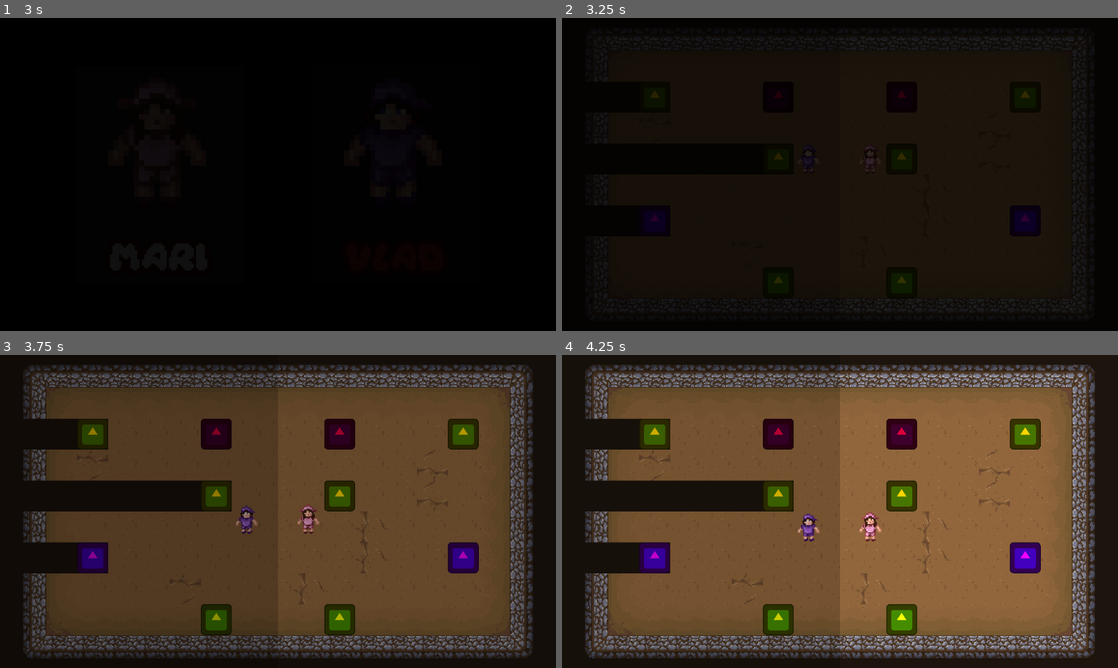
Above: before the commit, frames 1-4 (two rows, left to right).
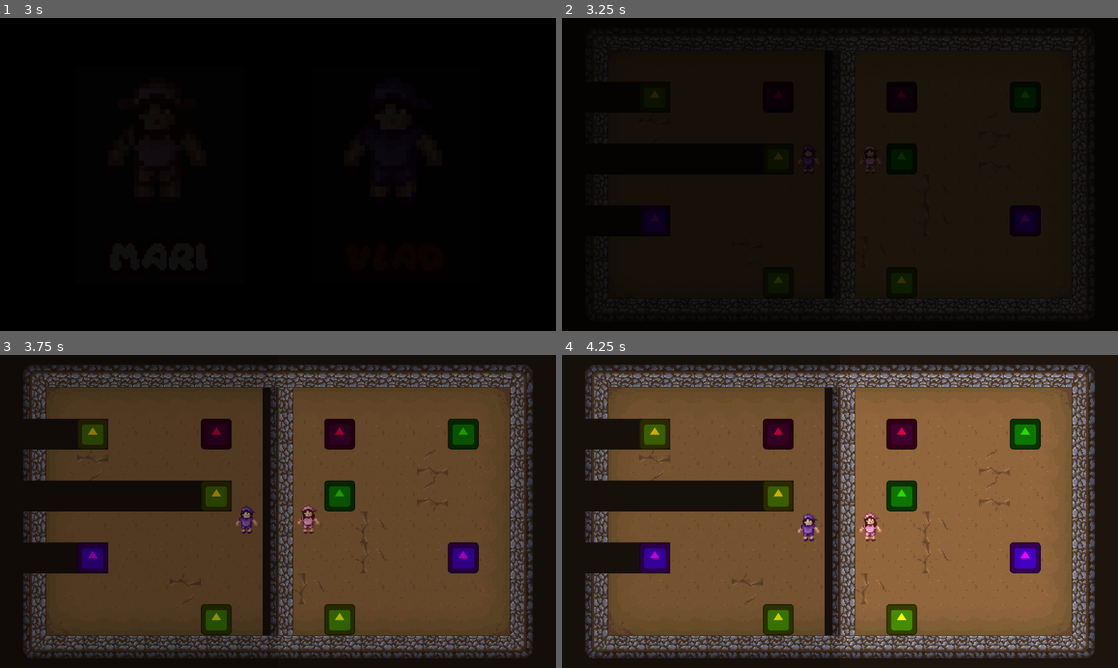
Above: after the commit, the same moments.

Repository: Vlad-935/Reflective-Trust
Game: Godot game, scene res://scenes/root.tscn
Same seed, same stepped clock (60 frames per second), same inputs: the game is played once before the commit and once after it. The engine's default icon, where the game draws it, is replaced by a stand-in: a white triangle on a blue panel in a dark square.
Inputs:
- Up to frame 1 (3 s): click "Play" at 0.5 s; click "Play" at 1.25 s; click "Mari" at 2 s; hold D (move right) from 2.78 s (still down)
- Up to frame 2 (3.25 s): keep holding D (move right)
- Up to frame 3 (3.75 s): release D (move right) at 3.53 s; hold S (move down) from 3.53 s (still down)
- Up to frame 4 (4.25 s): keep holding S (move down)

Frame 1 is identical in both runs. In frame 2, less than 0.1% of the frame differs, in the area x 50-85%, y 10-90%; in frame 3, 5.3%; in frame 4, 5.4%, in the area x 47-87%, y 10-90%.

Commit message:
Added middle wall

Diff:
--- a/reflective-trust/scenes/Levels/level_1.tscn
+++ b/reflective-trust/scenes/Levels/level_1.tscn
@@ -98,7 +98,7 @@
 [node name="Walls" type="TileMapLayer" parent="Map" unique_id=753232920 groups=["wall"]]
 texture_filter = 1
 position = Vector2(-8, -8)
-tile_map_data = PackedByteArray("AAD3//v/AQAAAAAAAAD4//v/AQA …(735 unchanged characters)… ACAAEAAAAHAAMAAQACAAEAAAAHAAQAAQACAAIAAAA=")
+tile_map_data = PackedByteArray("AAD3//v/AQAAAAAAAAD4//v/AQA …(735 unchanged characters)… ACAAEAAAAHAAMAAQACAAEAAAAHAAQAAQACAAIAAAD///z/AQAAAAEAAAD///3/AQAAAAEAAAD///7/AQAAAAEAAAD/////AQAAAAEAAAD//wAAAQAAAAEAAAD//wEAAQAAAAEAAAD//wIAAQAAAAEAAAD//wMAAQAAAAEAAAA=")
 tile_set = SubResource("TileSet_fkdrv")
 
 [node name="Shadow" type="ColorRect" parent="Map" unique_id=1499748527]
@@ -115,9 +115,11 @@
 [node name="Objects" type="Node2D" parent="." unique_id=840091501]
 
 [node name="Moveable_Object" parent="Objects" unique_id=1409220653 instance=ExtResource("2_3ydyl")]
+modulate = Color(0.1812501, 1, 0, 1)
 position = Vector2(144, 37)
 
 [node name="Moveable_Object2" parent="Objects" unique_id=1092965479 instance=ExtResource("2_3ydyl")]
+modulate = Color(0.1812501, 1, 0, 1)
 position = Vector2(192, -64)
 INITIAL_POSITION = Vector2(192, -64)
 
